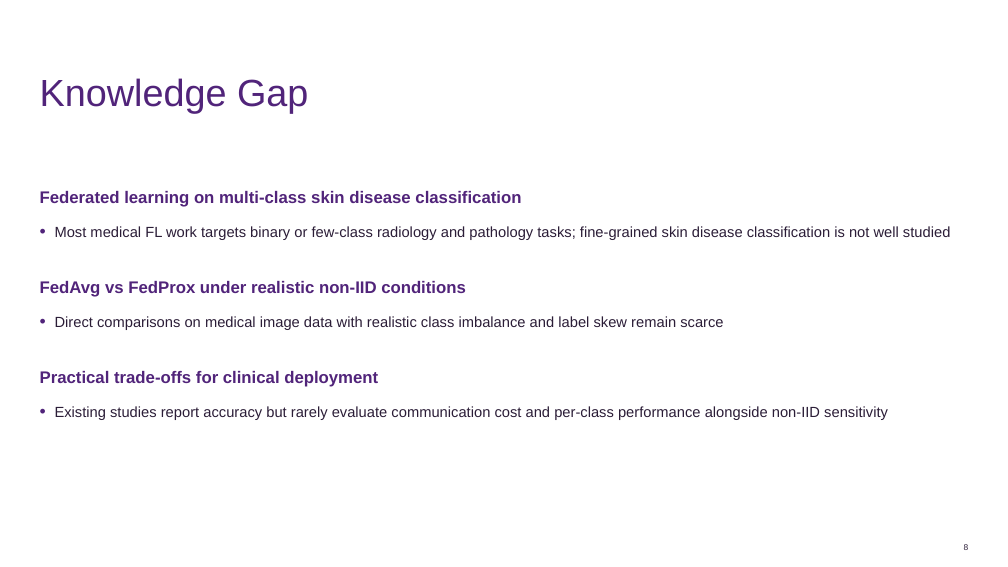
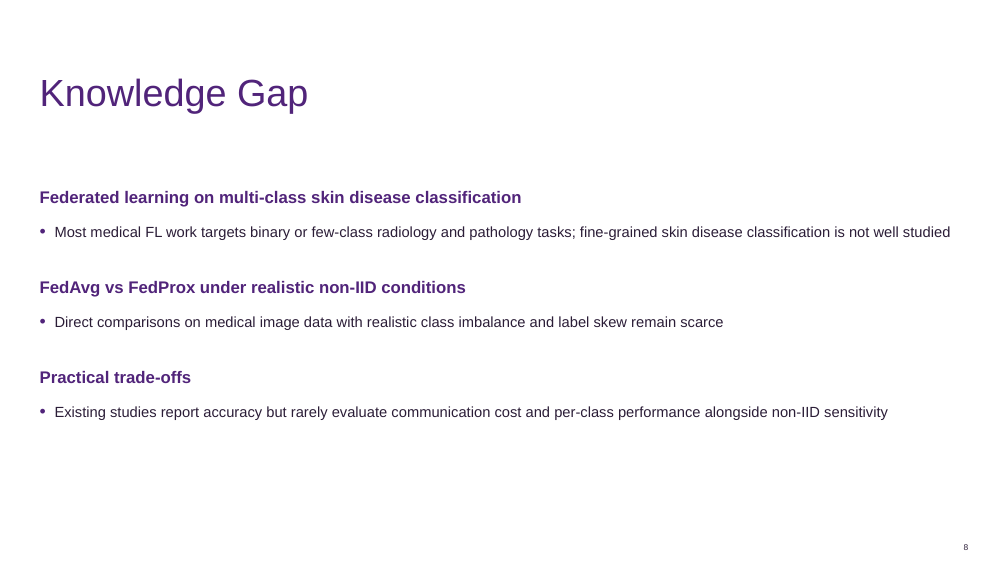
Before and after one commit to alexzhgu/skin-federated, a slide deck: slide 8 of Progress Seminar/Privacy-Preserving Federated Learning for Distributed Skin Disease Classification.pptx. Drawn at 1008x567 pixels with LibreOffice and Linux fonts; fonts in the diff are those of the drawing; background and template pictures are left out. Boxes give left, top, right and bottom in pixels: in the first picture for what was removed or moved away, otherwise in the second. Text is boxed around its words. In the diff, an @@ line names an element or a change of style, - is before the commit and + after.

```diff
--- a/Progress Seminar/Privacy-Preserving Federated Learning for Distributed Skin Disease Classification.pptx
+++ b/Progress Seminar/Privacy-Preserving Federated Learning for Distributed Skin Disease Classification.pptx
@@ text at [40,371,191,383]: text changed @@
-Practical trade-offs for clinical deployment
+Practical trade-offs
```
Also in this commit, not shown: 2 other slides changed, 8 slides added, 2 slides removed, 11 other files.
